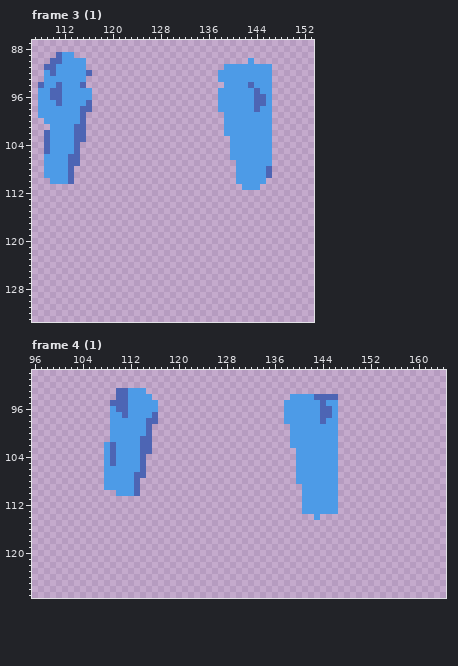
File history of a pixel-art file, resources/kid/unpacked/asesprite/body_arms/shirt_blue.aseprite. That is the earlier state.
256x256 pixels, 64 frames. Shown: frame 3 (1): x 107..153, y 87..133; frame 4 (1): x 96..164, y 90..127. The commit also changed other frames, which this record leaves out.
After the commit:
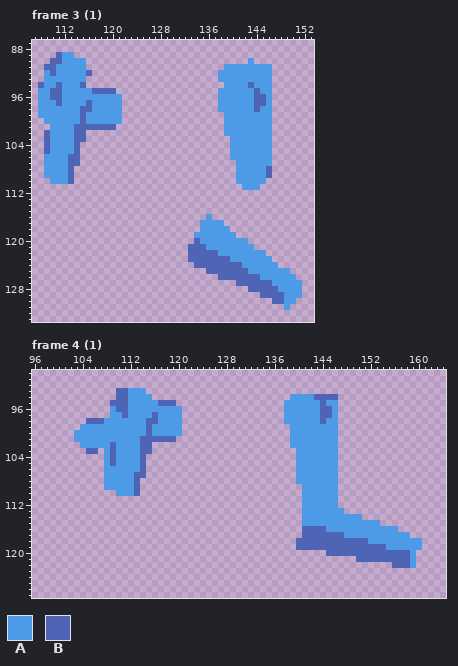
Palette (. is transparent): A #4d9be7  B #4d65b4
Difference:
--- frame 3 (1), layer "strike"
@@ x 114..123 @@
  94 AB........
- 95 AAA.......
- 96 AAA.......
- 97 AAB.......
- 98 ABB.......
- 99 AB........
-100 AB........
-101 BB........
+ 95 AAABBBB...
+ 96 AAAAAAAA..
+ 97 AABAAAAA..
+ 98 ABBAAAAA..
+ 99 ABAAAAAA..
+100 ABAAAAAA..
+101 BBBBBBB...
 102 BB........
@@ x 131..153 @@
 115 .......................
-116 .......................
-117 .......................
-118 .......................
-119 .......................
-120 .......................
-121 .......................
-122 .......................
-123 .......................
-124 .......................
-125 .......................
-126 .......................
-127 .......................
-128 .......................
-129 .......................
-130 .......................
-131 .......................
+116 .....A.................
+117 ....AAAA...............
+118 ....AAAAA..............
+119 ...AAAAAAA.............
+120 ...BAAAAAAAA...........
+121 ..BBBAAAAAAAA..........
+122 ..BBBBBAAAAAAAA........
+123 ..BBBBBBBAAAAAAA.......
+124 ...BBBBBBBBAAAAAA......
+125 .....BBBBBBBAAAAAAA....
+126 .......BBBBBBBAAAAAA...
+127 ..........BBBBBBAAAAA..
+128 ............BBBBBAAAA..
+129 ..............BBBBAAA..
+130 ................BBAA...
+131 ..................A....
 132 .......................
--- frame 4 (1), layer "strike"
@@ x 101..122 @@
  94 .........BBAAAA.......
- 95 ........BBBAAAAA......
- 96 ........ABBAAAAA......
- 97 ........AABAAAAB......
- 98 ........AAAAAABB......
- 99 ........AAAAAAB.......
-100 ........AAAAAAB.......
-101 ........AAAAABB.......
-102 .......ABAAAABB.......
-103 .......ABAAAABB.......
+ 95 ........BBBAAAAABBB...
+ 96 ........ABBAAAAAAAAA..
+ 97 ........AABAAAABAAAA..
+ 98 ....BBBAAAAAAABBAAAA..
+ 99 ...AAAAAAAAAAABAAAAA..
+100 ..AAAAAAAAAAAABAAAAA..
+101 ..AAAAAAAAAAABBBBBB...
+102 ...AAAAABAAAABB.......
+103 ....BB.ABAAAABB.......
 104 .......ABAAAAB........
@@ x 138..162 @@
 112 ...AAAAAA................
-113 ...AAAAAA................
-114 .....A...................
-115 .........................
-116 .........................
-117 .........................
-118 .........................
-119 .........................
-120 .........................
-121 .........................
-122 .........................
+113 ...AAAAAAA...............
+114 ...AAAAAAAAAA............
+115 ...AAAAAAAAAAAAA.........
+116 ...BBBBAAAAAAAAAAAA......
+117 ...BBBBBBBAAAAAAAAAAA....
+118 ..BBBBBBBBBBBBAAAAAAAAA..
+119 ..BBBBBBBBBBBBBBBAAAAAA..
+120 .......BBBBBBBBBBBBBBA...
+121 ............BBBBBBBBBA...
+122 ..................BBBA...
 123 .........................
Pixel boxes of the changes (left, top, right, bottom) in both pictures:
added: (86, 88, 122, 130)
added: (188, 214, 302, 310)
added: (152, 400, 182, 442)
added: (74, 418, 110, 454)
added: (296, 508, 422, 568)
